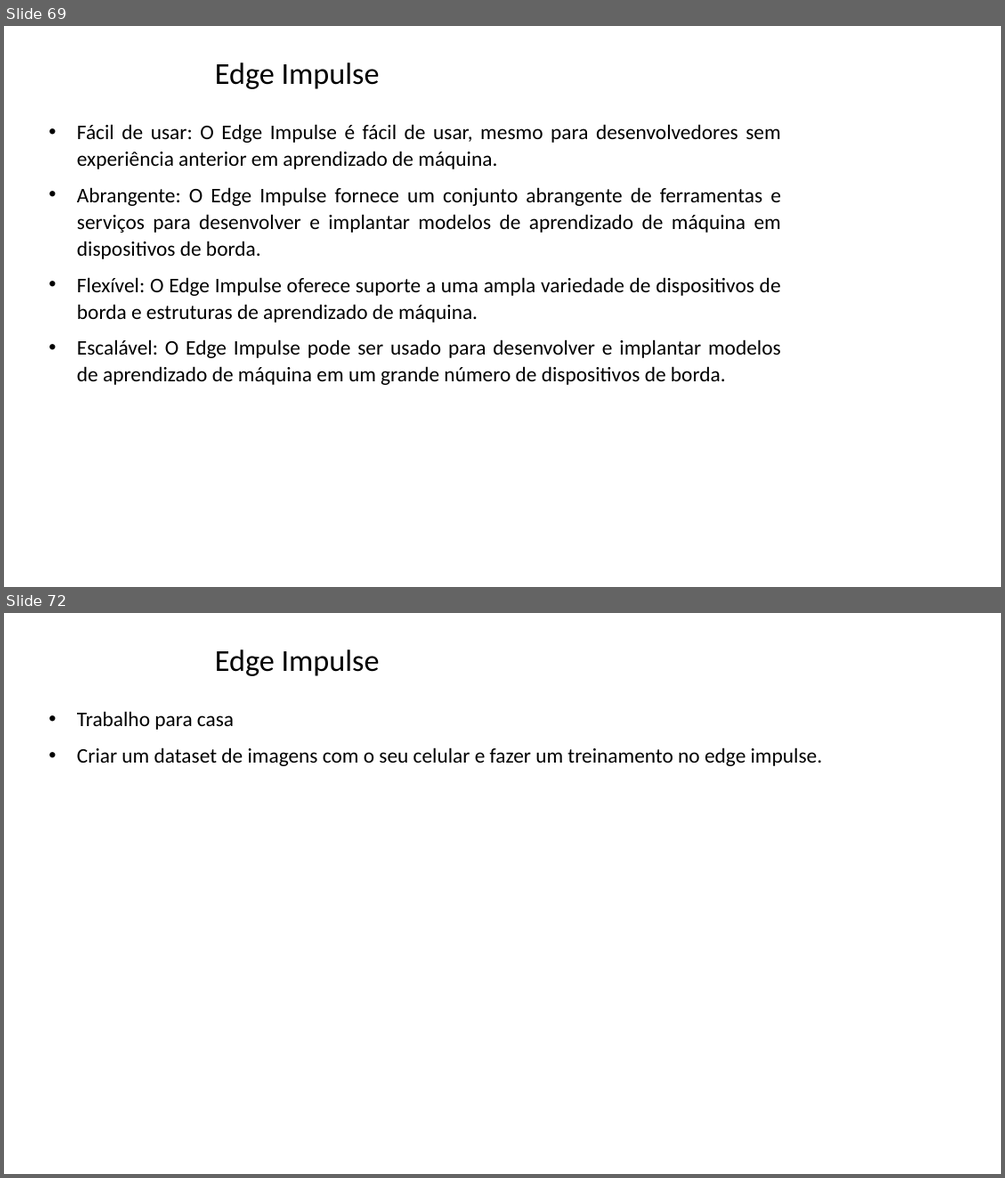
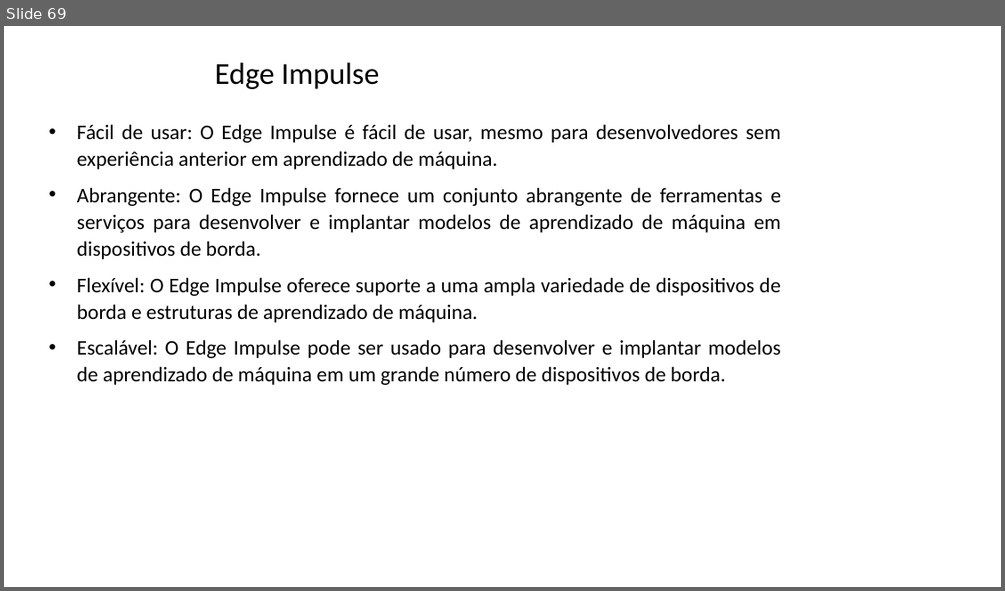
Before and after one commit to zz4fap/tp557-iot-ml, a slide deck: slides/TP557_14_introducao_tensorflowlite.pptx. Shown one above the other, each under a label of ours: slides 69 and 72 before the commit, slide 69 after it; the slides between them are not shown. The pictures are 1005x1178 and 1005x591 pixels, drawn with LibreOffice and Linux fonts; fonts in the diff are those of the drawing; background and template pictures are left out. Boxes give left, top, right and bottom in pixels: in the first picture for what was removed or moved away, otherwise in the second. Text is boxed around its words. In the diff, an @@ line names an element or a change of style, - is before the commit and + after.

```diff
--- a/slides/TP557_14_introducao_tensorflowlite.pptx
+++ b/slides/TP557_14_introducao_tensorflowlite.pptx
@@ slide 72 removed at bbox=[4, 613, 1001, 1174], background picture (left out) @@
@@ title removed at bbox=[215, 649, 380, 676] @@
-Edge Impulse
@@ text removed at bbox=[77, 711, 823, 766] @@
-• Trabalho para casa
-• Criar um dataset de imagens com o seu celular e fazer um treinamento no edge impulse.
```
Also in this commit, not shown: 1 slide changed, 1 other slide removed, 1 other file.
